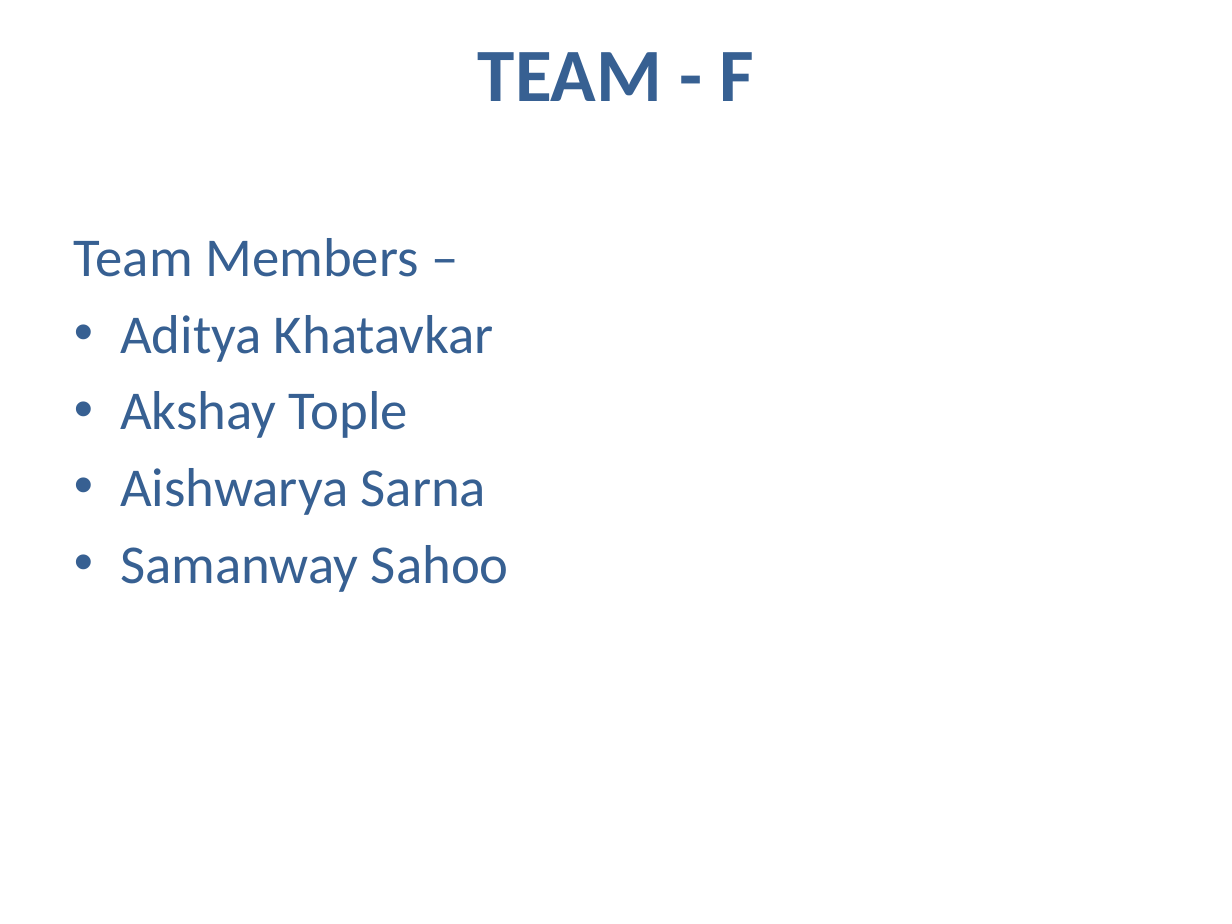
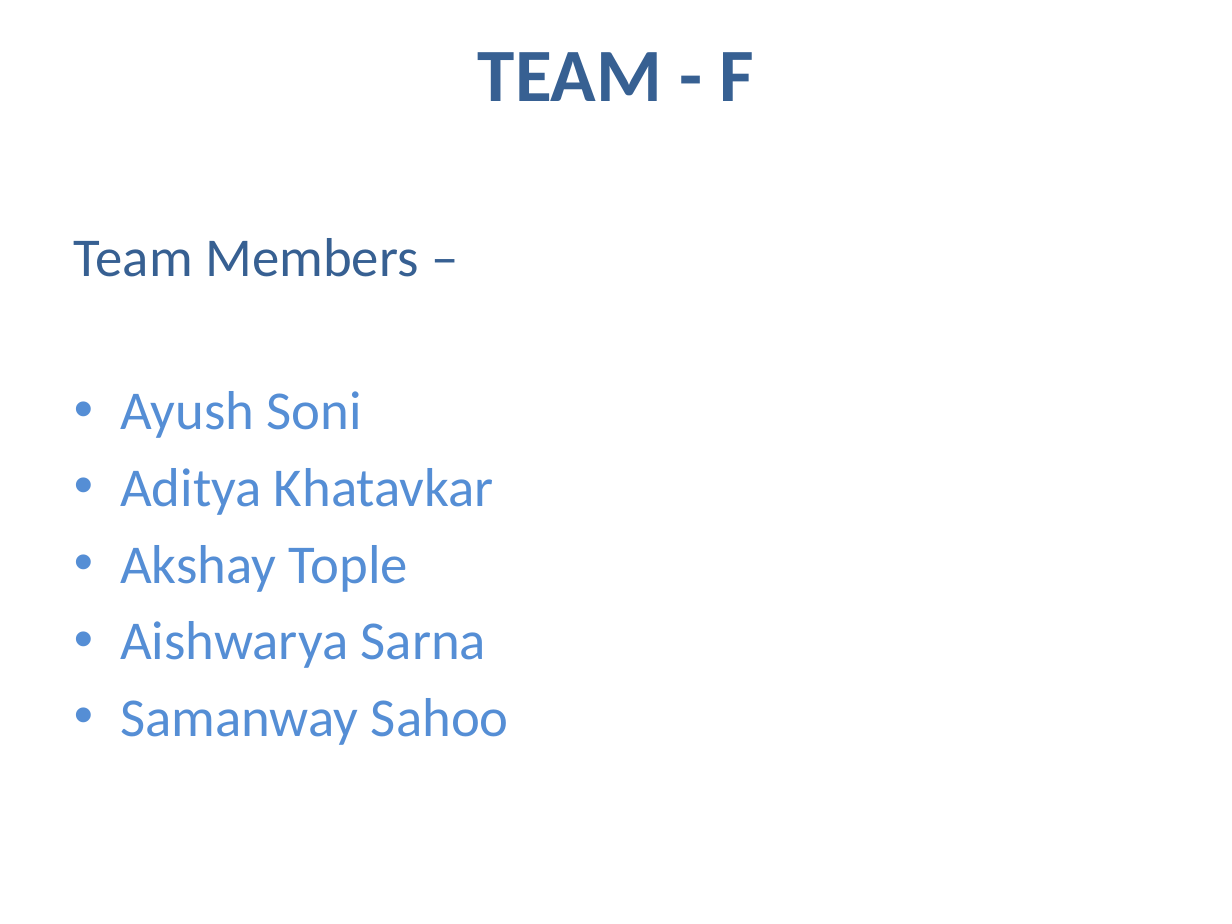
Before and after one commit to SamanwayCapg/Pecunia_codes, a slide deck: slide 2 of Presentation Ayush.pptx. Drawn at 1232x924 pixels with LibreOffice and Linux fonts; fonts in the diff are those of the drawing. Boxes give left, top, right and bottom in pixels: in the first picture for what was removed or moved away, otherwise in the second. Text is boxed around its words. In the diff, an @@ line names an element or a change of style, - is before the commit and + after.

```diff
--- a/Presentation Ayush.pptx
+++ b/Presentation Ayush.pptx
@@ text at box(120, 391, 362, 438): paragraph added @@
+• Ayush Soni
@@ text at box(120, 468, 509, 745): text colour #376092 to #558ED5 in "Aditya Khatavkar", "Akshay Tople", "Aishwarya Sarna", "Samanway Sahoo" @@
```
Also in this commit, not shown: 5 other slides changed.
